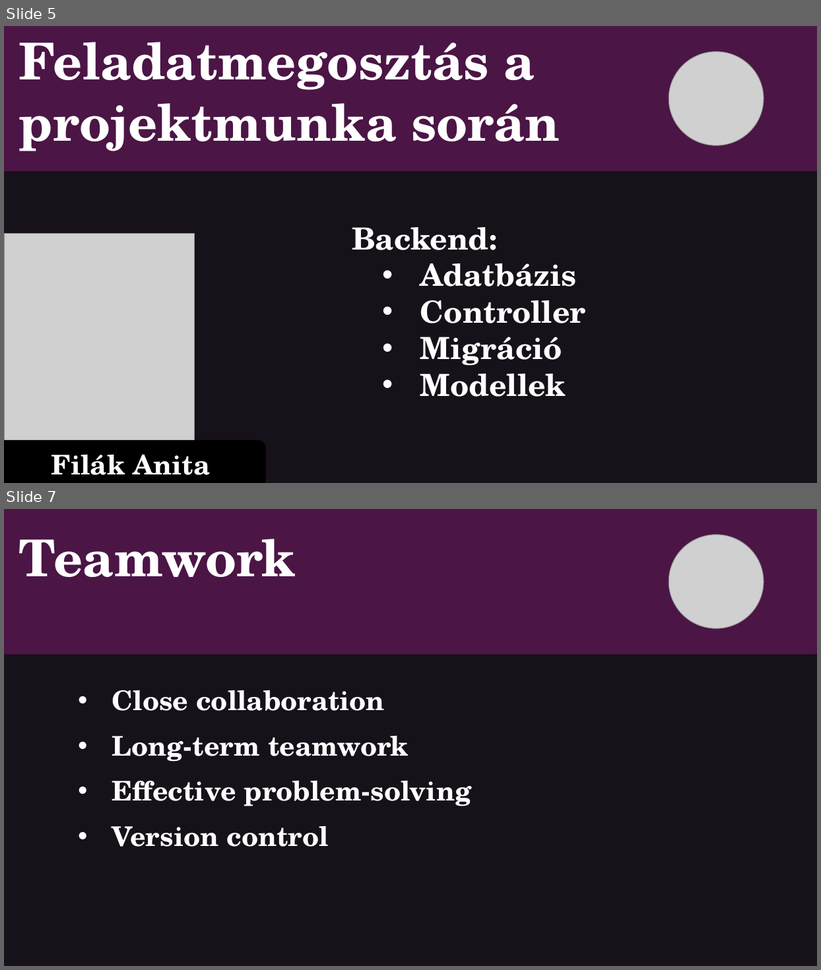
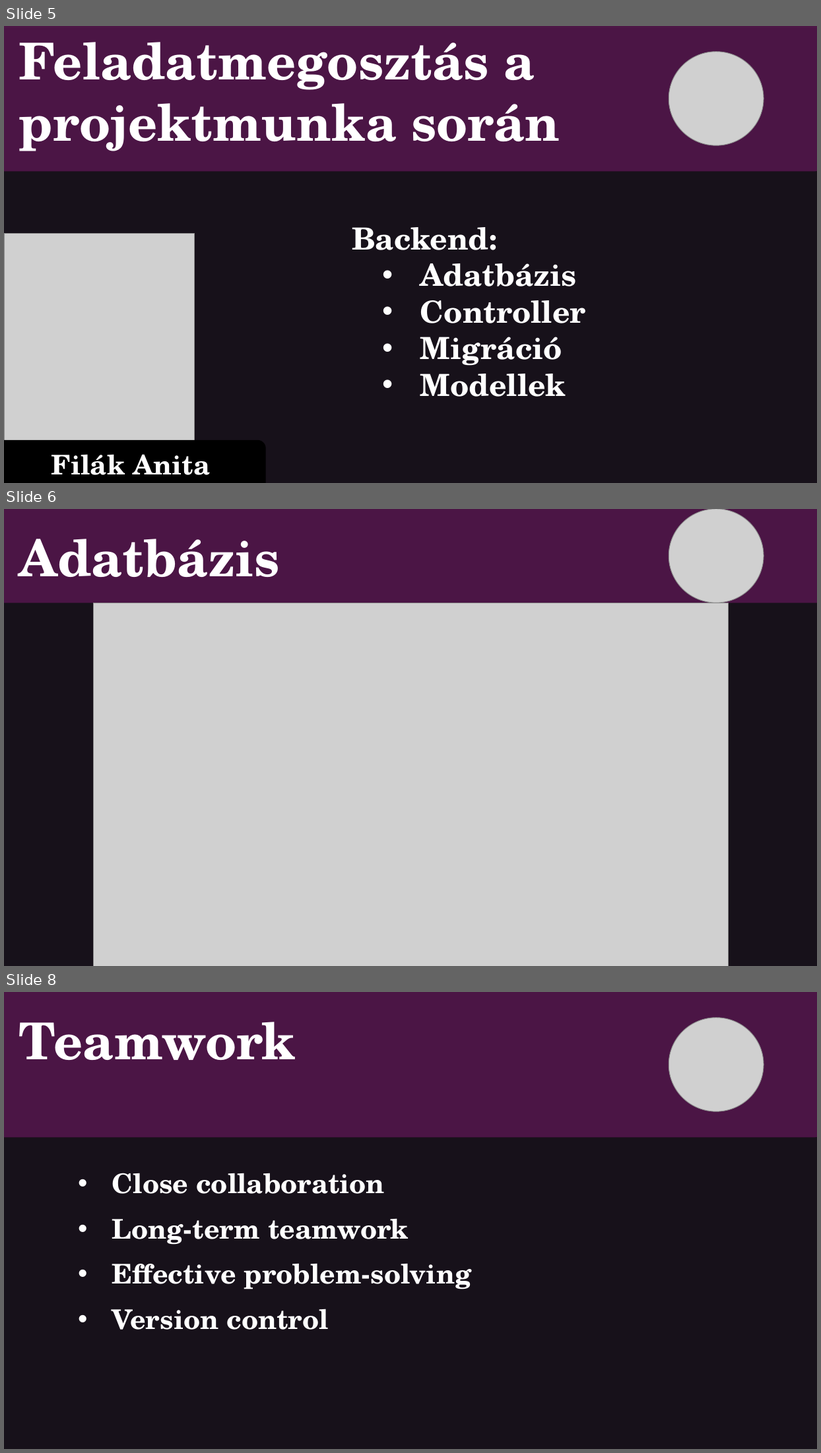
Before and after one commit to filani302/filak_anita, a slide deck: mestermunka/prezentacio/reanbeautyPrezentacio.pptx. Shown one above the other, each under a label of ours: slides 5 and 7 before the commit, slides 5, 6 and 8 after it; the slides between them are not shown. The pictures are 821x970 and 821x1453 pixels, drawn with LibreOffice and Linux fonts; fonts in the diff are those of the drawing; grey boxes stand for pictures; background and template pictures are left out; a plain dark background stands for a picture behind light text. Boxes give left, top, right and bottom in pixels: in the first picture for what was removed or moved away, otherwise in the second. Text is boxed around its words. In the diff, an @@ line names an element or a change of style, - is before the commit and + after.

```diff
--- a/mestermunka/prezentacio/reanbeautyPrezentacio.pptx
+++ b/mestermunka/prezentacio/reanbeautyPrezentacio.pptx
@@ slide 6 added at box(4, 509, 817, 966), background picture (left out) @@
@@ rectangle added at box(4, 509, 817, 966), fill #100814 at 72% opacity @@
@@ rounded rectangle added at box(4, 509, 817, 603), fill #501649 at 92% opacity @@
@@ picture added at box(669, 509, 764, 603) @@
@@ text added at box(19, 539, 280, 577), 60 pt, text #FFFFFF, bold @@
+Adatbázis
@@ picture added at box(94, 603, 729, 966) @@
@@ what was slide 7 is now slide 8 @@
```
Also in this commit, not shown: 1 other slide added, 18 other files.
